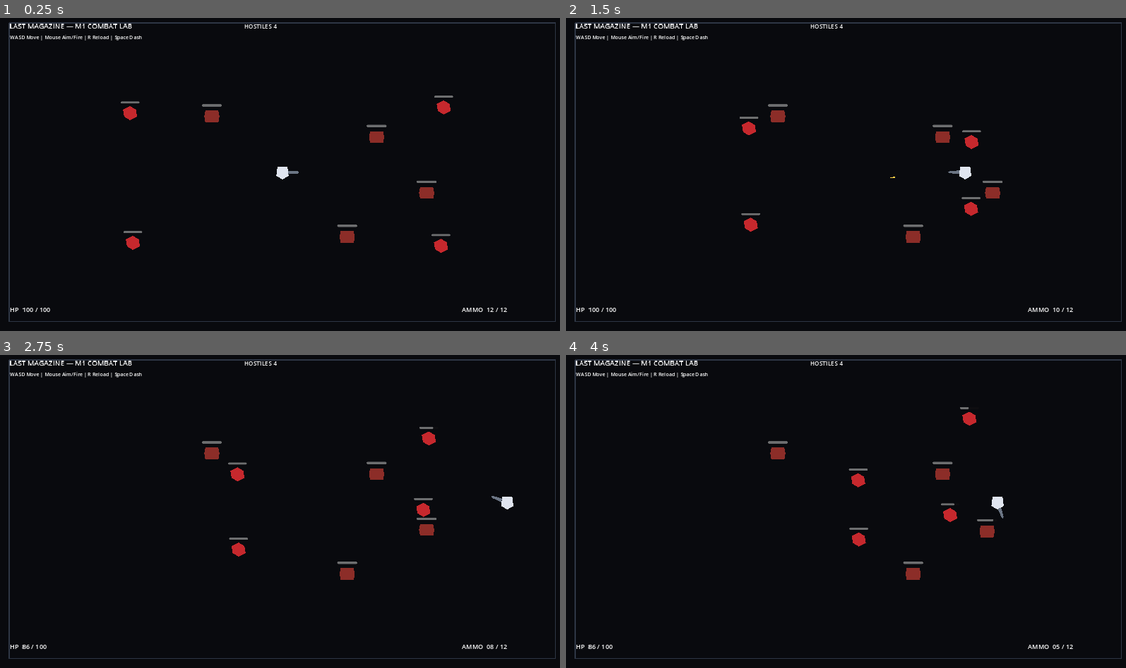
Above: before the commit, frames 1-4 (two rows, left to right).
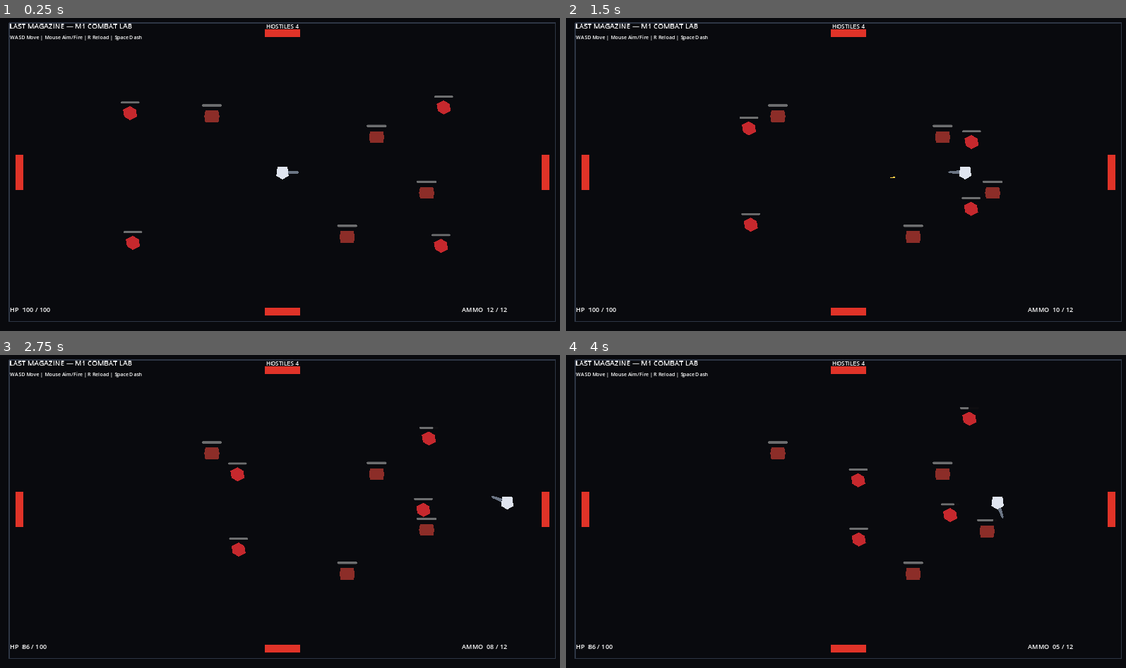
Above: after the commit, the same moments.

Repository: donly987647-max/Topdown-roguelite
Game: Godot game, scene res://scenes/main/Main.tscn
Two runs of this game, one before a commit and one after it. Both use one fixed random seed, a clock stepped at 60 frames per second and the inputs below.
Inputs (mouse positions are in pixels of both pictures, inside the frame that each line leads up to):
- Up to frame 1 (0.25 s): no input
- Up to frame 2 (1.5 s): move the mouse to (974, 155) at 0.52 s; hold D (move_right) 0.53-1.25 s; tap Space (dash) at 0.6 s; click (974, 155) at 0.67 s; drag from (734, 187) to (974, 130) at 1.27 s
- Up to frame 3 (2.75 s): move the mouse to (341, 439) at 2.02 s; hold D (move_right) from 2.03 s (still down); tap Space (dash) at 2.1 s
- Up to frame 4 (4 s): release D (move_right) at 2.75 s; drag from (818, 574) to (997, 439) at 2.77 s; move the mouse to (1019, 558) at 3.52 s; hold A (move_left) from 3.53 s (still down); tap Space (dash) at 3.6 s

The runs differ from the first frame. In frame 1, 0.7% of the frame differs, in the area x 2-99%, y 2-96%; in frame 2, 0.7%; in frame 3, 0.7%; in frame 4, 0.7%.

Commit message:
Add ranged wave doors and room-clear reward

Diff:
--- a/scenes/main/Main.tscn
+++ b/scenes/main/Main.tscn
@@ -6,6 +6,9 @@
 [ext_resource path="res://scenes/ui/MobileControls.tscn" type="PackedScene" id="4_mobile"]
 [ext_resource path="res://scenes/enemies/ChaserEnemy.tscn" type="PackedScene" id="5_chaser"]
 [ext_resource path="res://scripts/rooms/combat_room.gd" type="Script" id="6_room"]
+[ext_resource path="res://scenes/enemies/RangedEnemy.tscn" type="PackedScene" id="7_ranged"]
+[ext_resource path="res://scenes/rewards/RewardPickup.tscn" type="PackedScene" id="8_reward"]
+[ext_resource path="res://scenes/rooms/RoomDoor.tscn" type="PackedScene" id="9_door"]
 
 [sub_resource type="RectangleShape2D" id="Rectangle_wall_h"]
 size = Vector2(1920, 32)
@@ -57,6 +60,17 @@
 [node name="CollisionShape2D" type="CollisionShape2D" parent="Walls/Right"]
 shape = SubResource("Rectangle_wall_v")
 
+[node name="DoorNorth" parent="." instance=ExtResource("9_door")]
+position = Vector2(960, 66)
+[node name="DoorSouth" parent="." instance=ExtResource("9_door")]
+position = Vector2(960, 1014)
+[node name="DoorWest" parent="." instance=ExtResource("9_door")]
+position = Vector2(66, 540)
+rotation = 1.5707963
+[node name="DoorEast" parent="." instance=ExtResource("9_door")]
+position = Vector2(1854, 540)
+rotation = 1.5707963
+
 [node name="Targets" type="Node2D" parent="."]
 [node name="Dummy1" parent="Targets" instance=ExtResource("3_dummy")]
 position = Vector2(1280, 420)
@@ -82,6 +96,20 @@
 
 [node name="CombatRoom" type="Node" parent="."]
 script = ExtResource("6_room")
+wave_two_enemy_scene = ExtResource("7_ranged")
+wave_two_count = 4
+reward_scene = ExtResource("8_reward")
+
+[node name="SpawnNW" type="Marker2D" parent="CombatRoom"]
+position = Vector2(360, 270)
+[node name="SpawnNE" type="Marker2D" parent="CombatRoom"]
+position = Vector2(1560, 270)
+[node name="SpawnSE" type="Marker2D" parent="CombatRoom"]
+position = Vector2(1560, 810)
+[node name="SpawnSW" type="Marker2D" parent="CombatRoom"]
+position = Vector2(360, 810)
+[node name="RewardPoint" type="Marker2D" parent="CombatRoom"]
+position = Vector2(960, 540)
 
 [node name="HUD" type="CanvasLayer" parent="."]
 
@@ -96,18 +124,19 @@
 [node name="Status" type="Label" parent="HUD"]
 offset_left = 34.0
 offset_top = 68.0
-offset_right = 1000.0
+offset_right = 1100.0
 offset_bottom = 108.0
 theme_override_font_sizes/font_size = 17
 text = "WASD Move | Mouse Aim/Fire | R Reload | Space Dash"
 
 [node name="RoomState" type="Label" parent="HUD"]
-offset_left = 830.0
+offset_left = 760.0
 offset_top = 28.0
-offset_right = 1090.0
+offset_right = 1160.0
 offset_bottom = 64.0
 theme_override_font_sizes/font_size = 20
-text = "HOSTILES --"
+horizontal_alignment = 1
+text = "WAVE --"
 
 [node name="HP" type="Label" parent="HUD"]
 offset_left = 34.0
Not shown: 1 places in scenes/main/Main.tscn that only renumber resources
